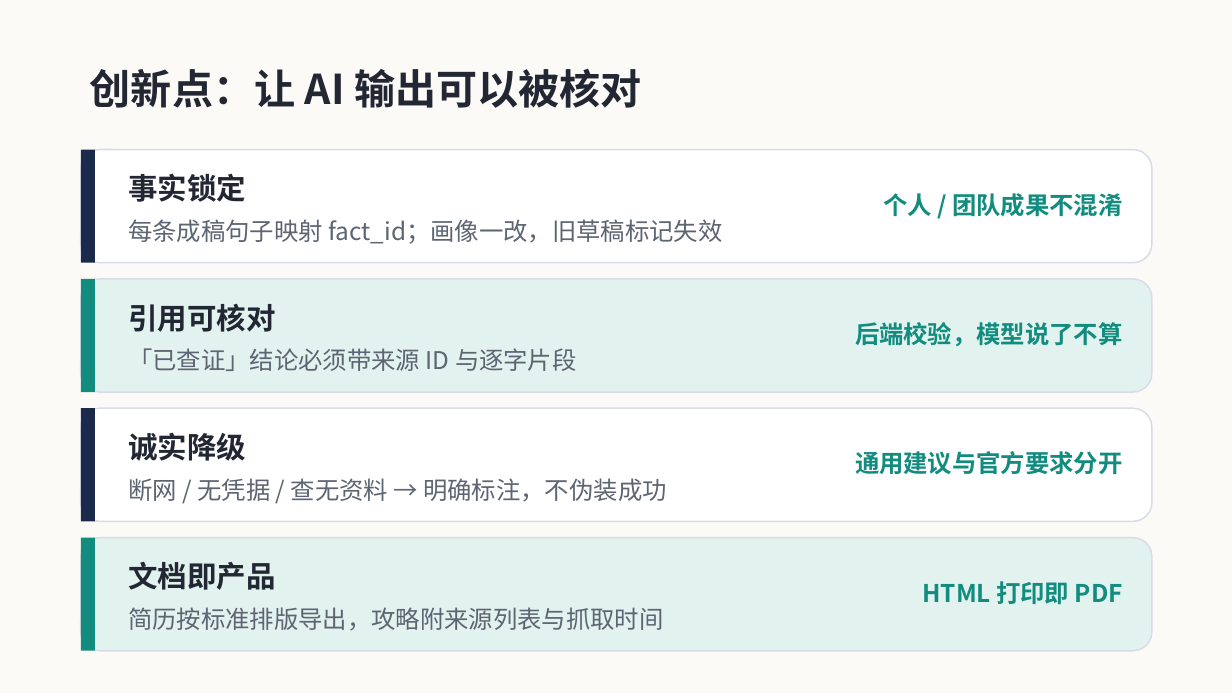
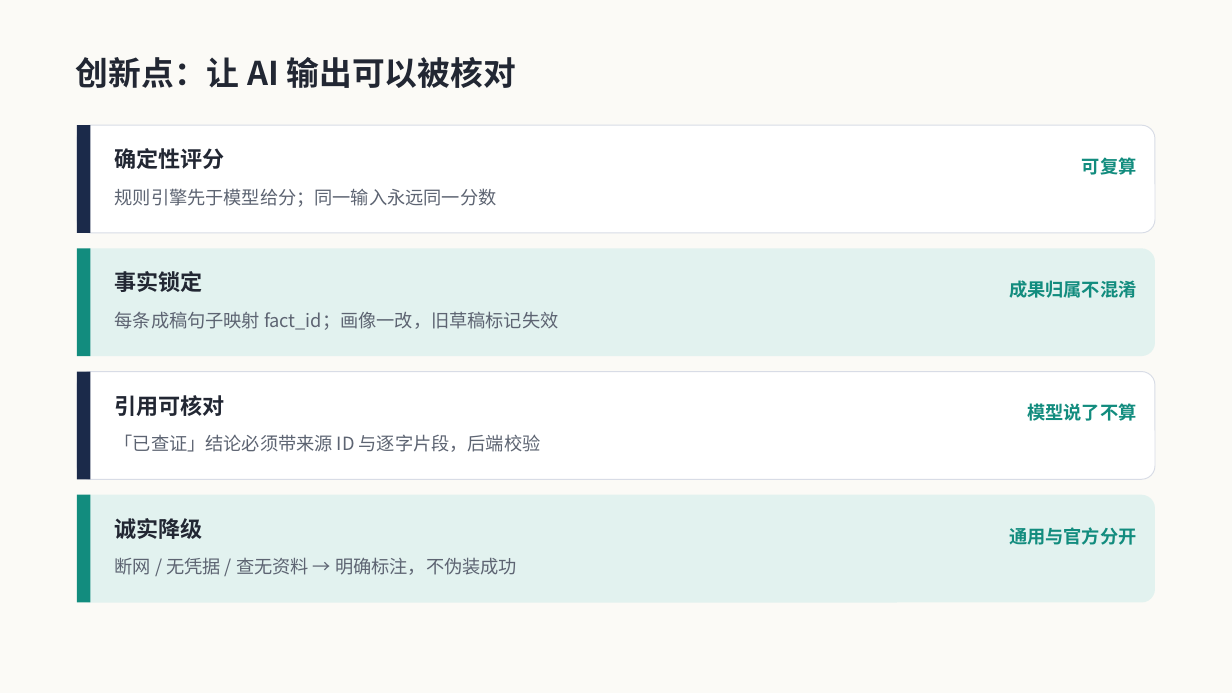
Before and after one commit to CP-bee-git/AI-game, a slide deck: slide 8 of docs/ppt-assets/careerpilot-intro.pptx (slide 6 before the commit). Drawn at 1232x693 pixels with LibreOffice and Linux fonts; fonts in the diff are those of the drawing. Boxes give left, top, right and bottom in pixels: in the first picture for what was removed or moved away, otherwise in the second. Text is boxed around its words. In the diff, an @@ line names an element or a change of style, - is before the commit and + after.

```diff
--- a/docs/ppt-assets/careerpilot-intro.pptx
+++ b/docs/ppt-assets/careerpilot-intro.pptx
@@ text "创新点：让 AI 输出可以被核对" at (x1=76, y1=57, x2=516, y2=88): size 32 to 25.5 pt; line spacing 1.12 to 1 @@
@@ rectangle resized from (x1=80, y1=150, x2=94, y2=262) to (x1=77, y1=125, x2=91, y2=233) @@
@@ rounded rectangle resized from (x1=80, y1=150, x2=1152, y2=262) to (x1=77, y1=125, x2=1155, y2=233) @@
@@ rounded rectangle at (x1=77, y1=125, x2=1155, y2=233): outline #D8DCE6 1.2 pt to #D8DCE6 0.75 pt; proportions changed @@
@@ text added at (x1=115, y1=148, x2=225, y2=169), 17.2 pt, text #222733, bold @@
+确定性评分
@@ text added at (x1=1082, y1=157, x2=1137, y2=175), 14.2 pt, text #128C7E, bold @@
+可复算
@@ text added at (x1=115, y1=188, x2=497, y2=207), 14.2 pt, text #5D6472 @@
+规则引擎先于模型给分；同一输入永远同一分数
@@ rectangle resized from (x1=80, y1=279, x2=94, y2=392) to (x1=77, y1=249, x2=91, y2=357) @@
@@ rounded rectangle resized from (x1=80, y1=279, x2=1152, y2=392) to (x1=77, y1=249, x2=1155, y2=357) @@
@@ rounded rectangle at (x1=77, y1=249, x2=1155, y2=357): outline #D8DCE6 1.2 pt to none; proportions changed @@
@@ size 23 to 17.2 pt; line spacing 1.12 to 1 in 3 elements at (x1=115, y1=395, x2=225, y2=416), (x1=115, y1=518, x2=203, y2=539), (x1=115, y1=271, x2=203, y2=292) @@
@@ text "事实锁定" moved from (x1=128, y1=173, x2=246, y2=202) to (x1=115, y1=271, x2=203, y2=292) @@
@@ text at (x1=1009, y1=280, x2=1136, y2=298): text changed; size 19 to 14.2 pt @@
-个人 / 团队成果不混淆
+成果归属不混淆
@@ text "每条成稿句子映射 fact_id；画像一改，旧草稿标记失效" moved from (x1=128, y1=219, x2=722, y2=244) to (x1=115, y1=311, x2=558, y2=330) @@
@@ text "每条成稿句子映射 fact_id；画像一改，旧草稿标记失效" at (x1=115, y1=311, x2=558, y2=330): size 19 to 14.2 pt; line spacing 1.12 to 1 @@
@@ rectangle resized from (x1=80, y1=409, x2=94, y2=521) to (x1=77, y1=372, x2=91, y2=480) @@
@@ rounded rectangle at (x1=77, y1=372, x2=1155, y2=480): outline #D8DCE6 1.2 pt to #D8DCE6 0.75 pt; proportions changed @@
@@ rounded rectangle resized from (x1=80, y1=409, x2=1152, y2=521) to (x1=77, y1=372, x2=1155, y2=480) @@
@@ text "引用可核对" moved from (x1=128, y1=303, x2=276, y2=332) to (x1=115, y1=395, x2=225, y2=416) @@
@@ text at (x1=1027, y1=403, x2=1136, y2=421): text changed; size 19 to 14.2 pt @@
-后端校验，模型说了不算
+模型说了不算
@@ text at (x1=115, y1=434, x2=541, y2=452): text changed; size 19 to 14.2 pt @@
-「已查证」结论必须带来源 ID 与逐字片段
+「已查证」结论必须带来源 ID 与逐字片段，后端校验
@@ rectangle resized from (x1=80, y1=538, x2=94, y2=651) to (x1=77, y1=494, x2=91, y2=603) @@
@@ rounded rectangle at (x1=77, y1=494, x2=1155, y2=603): outline #D8DCE6 1.2 pt to none; proportions changed @@
@@ rounded rectangle resized from (x1=80, y1=538, x2=1152, y2=651) to (x1=77, y1=494, x2=1155, y2=603) @@
@@ text "诚实降级" moved from (x1=128, y1=432, x2=246, y2=461) to (x1=115, y1=518, x2=203, y2=539) @@
@@ text at (x1=1009, y1=527, x2=1136, y2=545): text changed; size 19 to 14.2 pt @@
-通用建议与官方要求分开
+通用与官方分开
@@ text "断网 / 无凭据 / 查无资料 ..." at (x1=115, y1=557, x2=517, y2=575): size 19 to 14.2 pt; line spacing 1.12 to 1 @@
@@ text "断网 / 无凭据 / 查无资料 ..." moved from (x1=128, y1=478, x2=666, y2=502) to (x1=115, y1=557, x2=517, y2=575) @@
@@ text removed at (x1=128, y1=561, x2=276, y2=590) @@
-文档即产品
@@ text removed at (x1=922, y1=581, x2=1123, y2=604) @@
-HTML 打印即 PDF
@@ text removed at (x1=128, y1=607, x2=663, y2=630) @@
-简历按标准排版导出，攻略附来源列表与抓取时间
```
Also in this commit, not shown: 9 other slides changed, 2 slides added, 20 other files.
